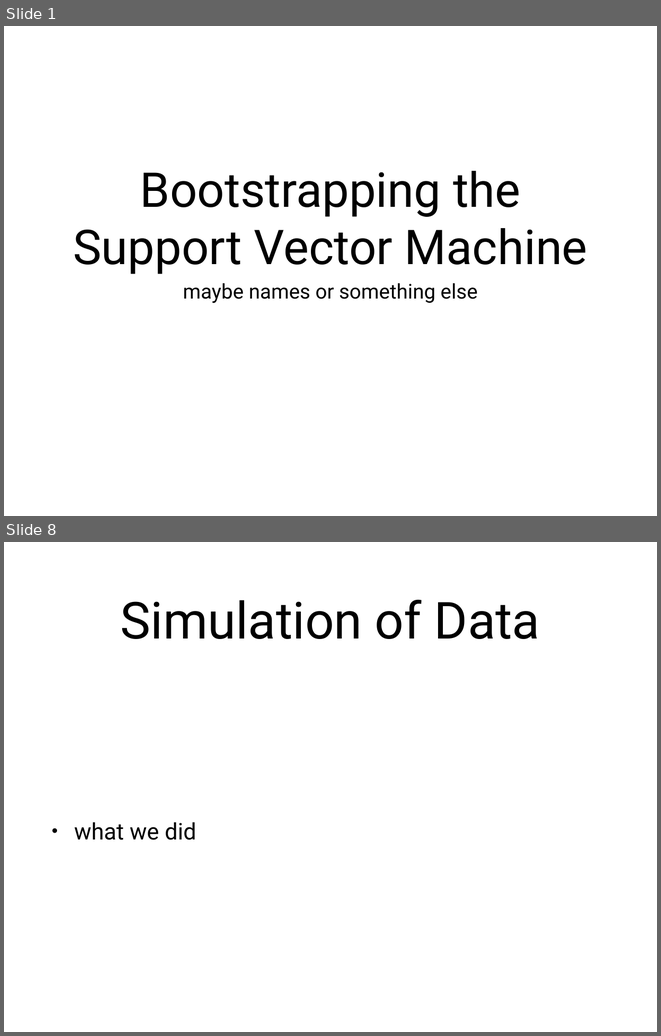
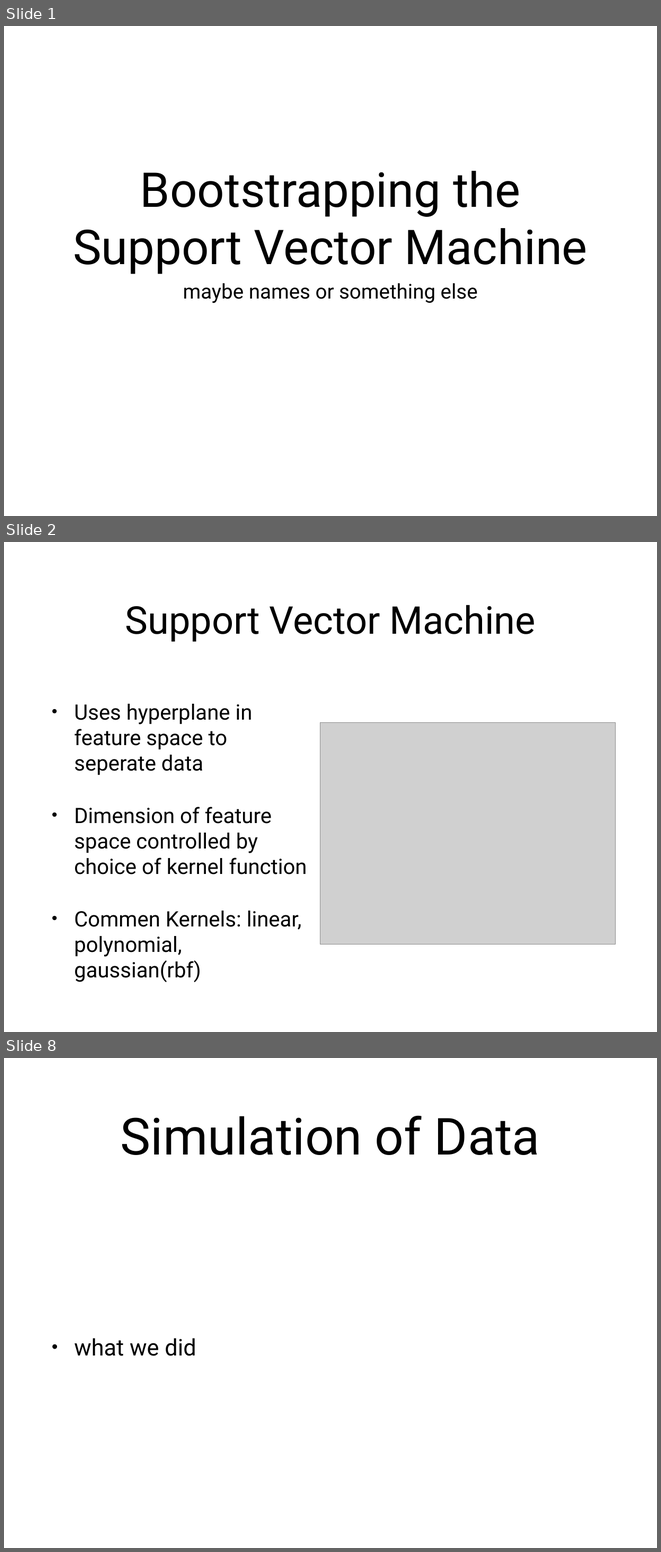
Before and after one commit to ThomasGoerttler/BootstrapingSVM, a slide deck: Präsentation/slides.pptx. Shown one above the other, each under a label of ours: slides 1 and 8 before the commit, slides 1, 2 and 8 after it; the slides between them are not shown. The pictures are 661x1036 and 661x1552 pixels, drawn with LibreOffice and Linux fonts; fonts in the diff are those of the drawing; grey boxes stand for pictures. Boxes give left, top, right and bottom in pixels: in the first picture for what was removed or moved away, otherwise in the second. Text is boxed around its words. In the diff, an @@ line names an element or a change of style, - is before the commit and + after.

```diff
--- a/Präsentation/slides.pptx
+++ b/Präsentation/slides.pptx
@@ slide 2 added at [4,542,657,1032], background #FFFFFF @@
@@ title added at [125,605,536,642], 60 pt, text #000000 @@
+Support Vector Machine
@@ text added at [74,704,307,982], 33.3 pt, text #000000 @@
+• Uses hyperplane in feature space to seperate data
+• Dimension of feature space controlled by choice of kernel function
+• Commen Kernels: linear, polynomial, gaussian(rbf)
@@ picture added at [320,722,616,944] @@
```
Also in this commit, not shown: 8 slides changed, 2 other slides added, 3 slides removed, 36 other files.
